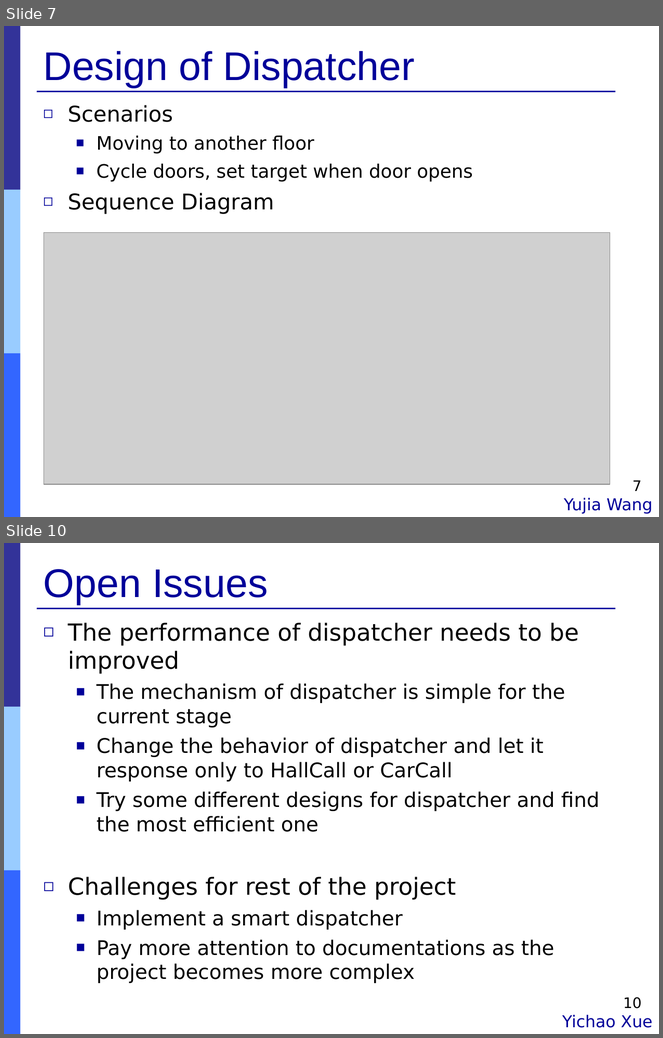
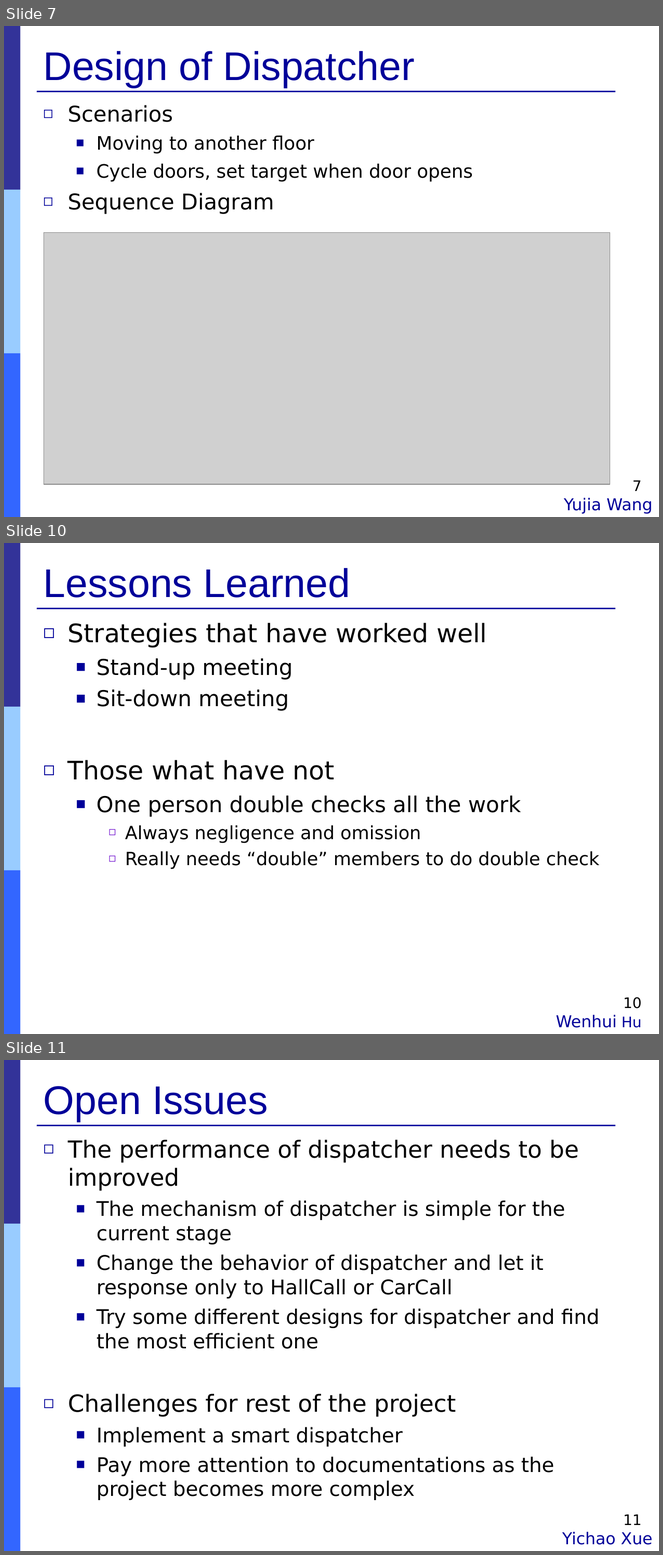
Before and after one commit to Muliang/18649, a slide deck: logs/09_mid_pres.ppt. Shown one above the other, each under a label of ours: slides 7 and 10 before the commit, slides 7, 10 and 11 after it; the slides between them are not shown. The pictures are 663x1038 and 663x1555 pixels, drawn with LibreOffice and Linux fonts; fonts in the diff are those of the drawing; grey boxes stand for pictures. Boxes give left, top, right and bottom in pixels: in the first picture for what was removed or moved away, otherwise in the second. Text is boxed around its words. In the diff, an @@ line names an element or a change of style, - is before the commit and + after.

Commit message:
finish ppt for wenhuis part

```diff
--- a/logs/09_mid_pres.ppt
+++ b/logs/09_mid_pres.ppt
@@ slide 10 added at (4,543,659,1034), background #FFFFFF; not listed: 4 template elements that a slide beside it also shows @@
@@ title added at (44,568,350,598), 44 pt, text #000099 @@
+Lessons Learned
@@ text added at (68,623,600,870), 20 pt, text #000000 @@
+◻ Strategies that have worked well
+  ■ Stand-up meeting
+  ■ Sit-down meeting
+◻ Those what have not
+  ■ One person double checks all the work
+    ◻ Always negligence and omission
+    ◻ Really needs “double” members to do double check
@@ page number added at (556,997,642,1028), 18 pt, text #000099 @@
+10
+Wenhui Hu
@@ what was slide 10 is now slide 11 @@
@@ page number at (623,1514,642,1525): text changed @@
-10
+11
```
Also in this commit, not shown: 8 slides changed, 1 other slide added, 1 slide removed, 1 other file.
